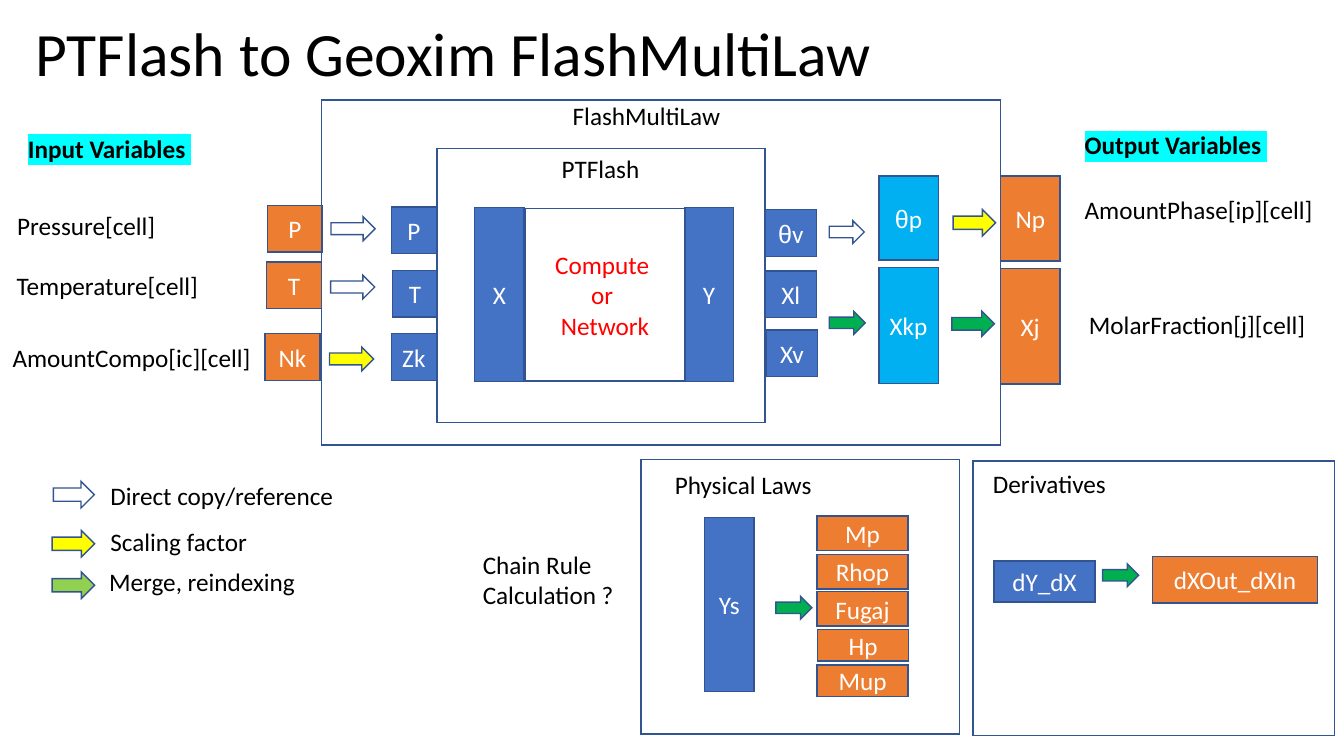
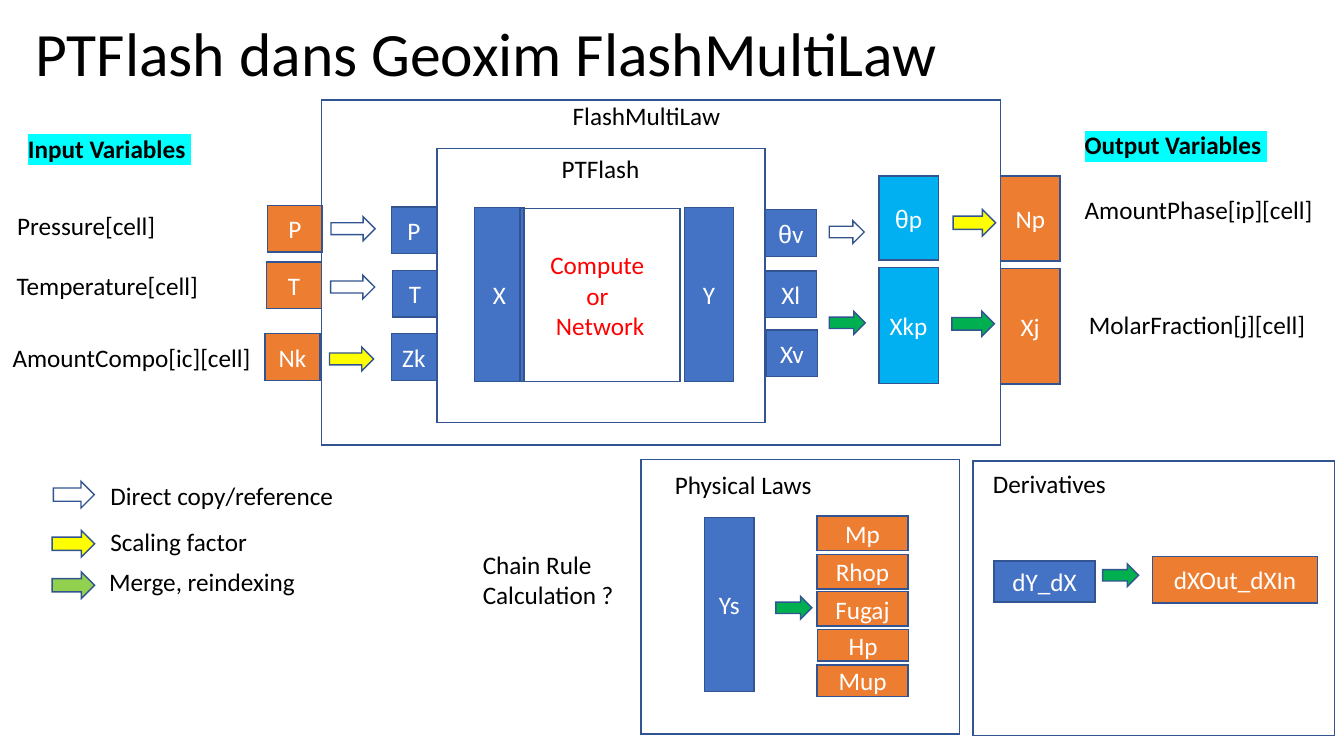
Before and after one commit to gratienj/dl_serialization, a slide deck: slide 4 of doc/PTFlash-Geoxim-FlashMultiLaw.pptx (slide 2 before the commit). Drawn at 1344x756 pixels with LibreOffice and Linux fonts; fonts in the diff are those of the drawing. Boxes give left, top, right and bottom in pixels: in the first picture for what was removed or moved away, otherwise in the second. Text is boxed around its words. In the diff, an @@ line names an element or a change of style, - is before the commit and + after.

```diff
--- a/doc/PTFlash-Geoxim-FlashMultiLaw.pptx
+++ b/doc/PTFlash-Geoxim-FlashMultiLaw.pptx
@@ title at bbox=[35, 33, 937, 77]: text changed @@
-PTFlash to Geoxim FlashMultiLaw
+PTFlash dans Geoxim FlashMultiLaw
@@ rectangle "Compute": place and size @@
-rectangle "Compute" at bbox=[525, 209, 686, 381]
+rectangle "Compute" at bbox=[520, 209, 681, 381]
```
Also in this commit, not shown: 2 other slides changed, 15 slides added, 23 other files.
